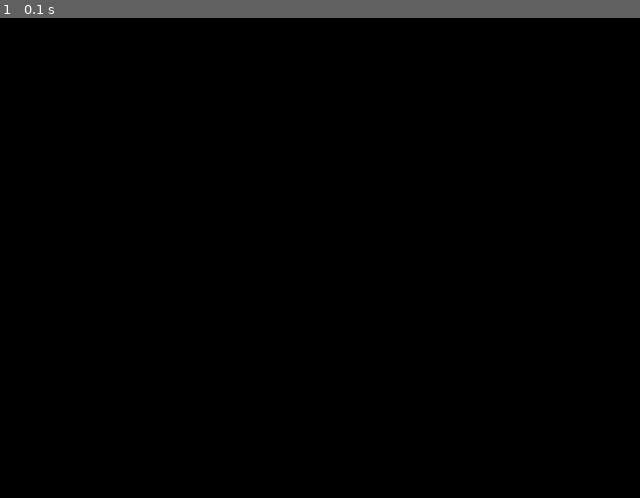
Above: before the commit, frame 1.
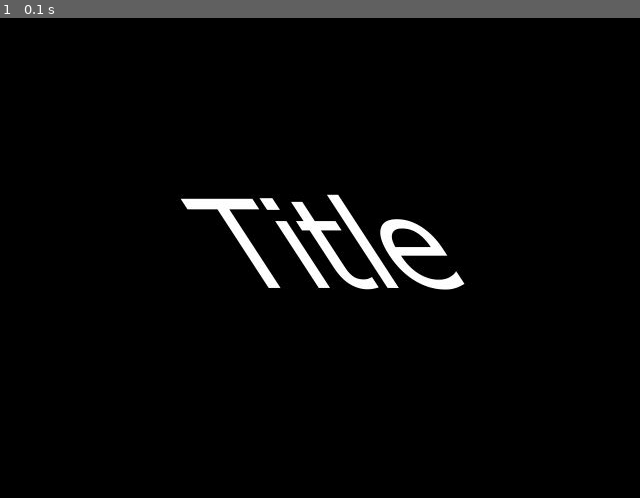
Above: after the commit, the same moment.

Repository: MrH-rezroll/PygameRayCaster
Game: pygame game, started from main.py
Two runs of this game, one before a commit and one after it. Both use one fixed random seed, a clock stepped at 60 frames per second and the inputs below.
Inputs:
- Up to frame 1 (0.1 s): no input

The runs differ from the first frame. In frame 1, 2.5% of the frame differs, in the area x 28-73%, y 36-57%.

Commit message:
Added states for title, gameplay, win, loos; Also started filling out comments

Diff:
--- a/includes/maps.py
+++ b/includes/maps.py
@@ -1,3 +1,14 @@
+#!/usr/bin/env python3
+# -*- coding: utf-8 -*-
+#----------------------------------------------------------------------------
+# Created By  : Matthew Hodge
+# Created Date: 12.19.21
+# version ='1.0'
+# ---------------------------------------------------------------------------
+"""Contains the set of functions and data neccesary to represent a 2D environment"""
+# ---------------------------------------------------------------------------
+# Imports
+# ---------------------------------------------------------------------------
 import array as arr
 import pygame
 
@@ -27,11 +38,18 @@
     5,5,5,5,5,5,5,5,
     5,5,5,5,5,5,5,5
 ])
+
 def drawMap2D():
+    """Draws the map int arrays as a 2D top down graphic.
+
+    Parameters
+    ----------
+    none
+    """
     global mapSprites
     global mapW
     mapSprites.clear()
-    x = y = xo = yo = 0
+    x = y = 0
     while y < mapY:
         x = 0
         while x < mapX:
@@ -45,7 +63,6 @@
             else: boxColor = (0,0,200)
             tile = pygame.Surface((64, 64))
             tile.fill(boxColor)
-            #tile.convert()
             mapSprites.append((tile, (x * 64, y * 64)))
             x += 1
         y += 1
--- a/includes/player.py
+++ b/includes/player.py
@@ -1,6 +1,15 @@
-import math as mth
+#!/usr/bin/env python3
+# -*- coding: utf-8 -*-
+#----------------------------------------------------------------------------
+# Created By  : Matthew Hodge
+# Created Date: 12.19.21
+# version ='1.0'
+# ---------------------------------------------------------------------------
+""" Contains the data neccessary to represent a Player object in the 2D environment"""
+# ---------------------------------------------------------------------------
+# Imports
+# ---------------------------------------------------------------------------
 import pygame
-
 from includes.utils import degToRad
 from includes.utils import fixAng
 from pygame.locals import *
@@ -8,8 +17,40 @@
 from math import sin
 
 class Player(pygame.sprite.Sprite):
+    """
+    A class used to represent a Player
+
+    ...
+
+    Attributes
+    ----------
+    moveSpeed : int
+        the rate this Player should move at
+    surf : Surface
+        the Pygame surface this Player will draw to
+    rect : Rect
+        the Pygame rect of this Player's Surface
+    px : int
+        Player's location on the X axis
+    py : int
+        Player's location on the Y axis
+    pdx : int
+        Player's dirction on X axis
+    pdy : int
+        Player's direction on the Y axis
+
+    Methods
+    -------
+    move(self, deltaTime, mapX, mapW)
+        Moves the player on its X and Y, based on user input
+    """
 
     def __init__(self):
+        """
+        Parameters
+        ----------
+        none
+        """
         super().__init__()
         self.moveSpeed = 100
         self.surf = pygame.Surface((32, 32))
@@ -22,7 +63,17 @@
         self.pdy = -sin(degToRad(self.pa))
 
     def move(self, deltaTime, mapX, mapW):
-
+        """Moves the player with user input.
+
+        Parameters
+        ----------
+        deltaTime : float
+            The time since the last main loop ran
+        mapX : int
+            Map size on X, map is square so X is used on for Y
+        mapW : int[]
+            Represents map walls for collision
+        """
         updateMap = False
         xo = 0
         if self.pdx < 0:
--- a/includes/raycaster2D.py
+++ b/includes/raycaster2D.py
@@ -1,6 +1,14 @@
-import math as mth
-import array as arr
-import pygame
+#!/usr/bin/env python3
+# -*- coding: utf-8 -*-
+#----------------------------------------------------------------------------
+# Created By  : Matthew Hodge
+# Created Date: 12.19.21
+# version ='1.0'
+# ---------------------------------------------------------------------------
+""" Contains the set of functions and data that draw a FPS perspective from a 2D map"""
+# ---------------------------------------------------------------------------
+# Imports
+# ---------------------------------------------------------------------------
 from math import cos
 from math import sin
 from math import tan
@@ -13,12 +21,29 @@
 rayWidth = 8
 rayCount = 62
 quality = 1
+qualityMode = 1
 updateQuality = 0
 blit_list = []
 prevPlayerX = 0
 prevPlayerY = 0
 prevPlayerPA = 0
 currentSurfaceColorBoxes = ColorBoxPixels
+
+def setQualityMode(newMode):
+    global qualityMode, quality, updateQuality
+    qualityMode = newMode
+    if qualityMode == 1:
+        quality = 1
+        updateQuality = 1
+        adjustQuality()
+        updateQuality = 0
+    elif qualityMode == 2:
+        quality = 2
+        updateQuality = 1
+        adjustQuality()
+        updateQuality = 0
+
+
 def setRaycasterQualityLevels(newQuality):
     global quality
     global currentSurfaceColorBoxes
@@ -28,17 +53,9 @@
     elif newQuality == 2:
         quality = 2
         currentSurfaceColorBoxes = ColorBoxPixels2X
-    elif newQuality == 3:
-        """
-        angleOffset = 0.25
-        rayWidth = 2
-        rayCount = 242
-        updateColorBoxes(2,1)
-        """
-        print('quality setting not currently implemented')
-    updateQuality = 1
 
 def adjustQuality():
+    global qualityMode
     global quality
     global angleOffset
     global rayWidth
@@ -51,32 +68,26 @@
         angleOffset = 0.5
         rayWidth = 4
         rayCount = 122
-    elif quality == 3:
-        """
-        angleOffset = 0.25
-        rayWidth = 2
-        rayCount = 242
-        updateColorBoxes(2,1)
-        """
-        print('quality setting not currently implemented')
 
 def drawRays2D(pa, px, py, mapX, mapY, mapW, mapC, mapS, mapWindowSurface, gameWindowSurface):
     global prevPlayerPA, prevPlayerX, prevPlayerY, quality, updateQuality
-    if pa == prevPlayerPA and px == prevPlayerX and py == prevPlayerY:
-        if quality != 2:
-            quality = 2
+
+    if qualityMode == 3:
+        if pa == prevPlayerPA and px == prevPlayerX and py == prevPlayerY:
+            if quality != 2:
+                quality = 2
+                updateQuality = 1
+        elif quality != 1:
+            quality = 1
             updateQuality = 1
-    elif quality != 1:
-        quality = 1
-        updateQuality = 1
+
+        if updateQuality == 1:
+            adjustQuality()
+            updateQuality = 0
 
     prevPlayerPA = pa
     prevPlayerX = px
     prevPlayerY = py
-
-    if updateQuality == 1:
-        adjustQuality()
-        updateQuality = 0
 
     r = mx = my = mp = dof = 0
     vx = vy = rx = ry = xo = yo = disV = disH = 0.0
@@ -142,8 +153,6 @@
             mp = my * mapX + mx
             if mp < mapX*mapY and mp > 0 and mapW[mp] > 0:
                 hmt=mapW[mp]-1
-                hx = rx
-                hy = ry
                 disH=cos(degToRad(ra))*(rx-px)-sin(degToRad(ra))*(ry-py)
                 dof=8
             else:
--- a/includes/textures.py
+++ b/includes/textures.py
@@ -1,3 +1,14 @@
+#!/usr/bin/env python3
+# -*- coding: utf-8 -*-
+#----------------------------------------------------------------------------
+# Created By  : Matthew Hodge
+# Created Date: 12.19.21
+# version ='1.0'
+# ---------------------------------------------------------------------------
+"""Contains the set of functions and data neccesary to represent and draw 2D textures"""
+# ---------------------------------------------------------------------------
+# Imports
+# ---------------------------------------------------------------------------
 import array as arr
 import pygame
 
--- a/includes/utils.py
+++ b/includes/utils.py
@@ -1,5 +1,14 @@
-import pygame
-
+#!/usr/bin/env python3
+# -*- coding: utf-8 -*-
+#----------------------------------------------------------------------------
+# Created By  : Matthew Hodge
+# Created Date: 12.19.21
+# version ='1.0'
+# ---------------------------------------------------------------------------
+"""Contains the set of functions and data for additional math operations"""
+# ---------------------------------------------------------------------------
+# Imports
+# ---------------------------------------------------------------------------
 PI = 3.1315926535
 PI2 = PI/2
 PI3 = 3*PI/2
--- a/main.py
+++ b/main.py
@@ -1,3 +1,14 @@
+#!/usr/bin/env python3
+# -*- coding: utf-8 -*-
+#----------------------------------------------------------------------------
+# Created By  : Matthew Hodge
+# Created Date: 12.19.21
+# version ='1.0'
+# ---------------------------------------------------------------------------
+"""The entry point to the 2D raycast Pygame example program"""
+# ---------------------------------------------------------------------------
+# Imports
+# ---------------------------------------------------------------------------
 import math as mth, pygame, os, sys, array as arr
 
 from pygame.locals import *
@@ -40,7 +51,25 @@
 datac_rect = datac.get_rect()
 background = pygame.Surface((1000, 333)).convert()
 background.blit(datac, datac_rect)
-gameWindowSurface.blit(background, (0,0))
+
+
+datac = pygame.image.load("tmpTitle.jpg").convert()
+datac_rect = datac.get_rect()
+titleScreen = pygame.Surface((WIDTH, HEIGHT)).convert()
+titleScreen.blit(datac, datac_rect)
+displaysurface.blit(titleScreen, (0,0))
+
+datac = pygame.image.load("tmpLose.jpg").convert()
+datac_rect = datac.get_rect()
+loseScreen = pygame.Surface((WIDTH, HEIGHT)).convert()
+loseScreen.blit(datac, datac_rect)
+
+datac = pygame.image.load("tmpWin.jpg").convert()
+datac_rect = datac.get_rect()
+winScreen = pygame.Surface((WIDTH, HEIGHT)).convert()
+winScreen.blit(datac, datac_rect)
+
+gameState = 0
 
 player = Player()
 drawMap2D()
@@ -52,38 +81,72 @@
 gameRunning = 1
 def renderUpdate(gameWindowSurface,mapViewerSurface,mapWindowSurface,displaysurface,gameRunning):
     while gameRunning == 1:
-        gameWindowSurface.blit(background, (0,0))
-        mapViewerSurface.fill((0,0,0))
-        mapWindowSurface.blit(mapTilesSurface, mapTilesSurface.get_rect())
-        mapWindowSurface.blit(player.surf, player.rect)
-        drawRays2D(player.pa, player.px, player.py, mapX, mapY, mapW, mapC, mapS, mapWindowSurface, gameWindowSurface)
-        mapViewerSurface.blit(mapWindowSurface, (256 - (int)(player.px), 256 - (int)(player.py)), mapViewerSurface.get_rect().inflate(-1, -1))
-        mapViewerSurface.scroll(64 - 512 - (int)(player.px), 64 - 512 - (int)(player.py))
-        displaysurface.blit(gameWindowSurface, (80, 0))
-        displaysurface.blit(pygame.transform.scale(mapViewerSurface, ((128, 128))), (256, 336))
-        pygame.display.flip()
+        if gameState == 0:
+            displaysurface.blit(titleScreen, (0, 0))
+            pygame.display.flip()
+        elif gameState == 1:
+            gameWindowSurface.blit(background, (0,0))
+            mapViewerSurface.fill((0,0,0))
+            mapWindowSurface.blit(mapTilesSurface, mapTilesSurface.get_rect())
+            mapWindowSurface.blit(player.surf, player.rect)
+            drawRays2D(player.pa, player.px, player.py, mapX, mapY, mapW, mapC, mapS, mapWindowSurface, gameWindowSurface)
+            mapViewerSurface.blit(mapWindowSurface, (256 - (int)(player.px), 256 - (int)(player.py)), mapViewerSurface.get_rect().inflate(-1, -1))
+            mapViewerSurface.scroll(64 - 512 - (int)(player.px), 64 - 512 - (int)(player.py))
+            displaysurface.blit(gameWindowSurface, (80, 0))
+            displaysurface.blit(pygame.transform.scale(mapViewerSurface, ((128, 128))), (256, 336))
+            pygame.display.flip()
+        elif gameState == 2:
+            displaysurface.blit(loseScreen, (0, 0))
+            pygame.display.flip()
+        elif gameState == 3:
+            displaysurface.blit(winScreen, (0, 0))
+            pygame.display.flip()
 
 def logicUpdate():
-    global getTicksLastFrame
-    global deltaTime
     global player
-    global gameRunning
+    global gameState
+    pressed_keys = pygame.key.get_pressed()
     if player.move(deltaTime, mapX, mapW):
         drawMap2D()
         mapTilesSurface.blits(mapSprites)
     pressed_keys = pygame.key.get_pressed()
 
     if pressed_keys[pygame.K_1]:
-        setRaycasterQualityLevels(1)
+        setQualityMode(1)
     elif pressed_keys[pygame.K_2]:
-        setRaycasterQualityLevels(2)
+        setQualityMode(2)
     elif pressed_keys[pygame.K_3]:
-        setRaycasterQualityLevels(3)
+        setQualityMode(3)
+
+    if pressed_keys[pygame.K_k]:
+        gameState = 2
+    if pressed_keys[pygame.K_l]:
+        gameState = 3
+
+def stateManagement():
+    global getTicksLastFrame
+    global deltaTime
+    global gameRunning
+    global gameState
+
+
+    if gameState == 1:
+        logicUpdate()
 
     for event in pygame.event.get():
+        if event.type == KEYDOWN:
+            if gameState == 0:
+                if event.key == pygame.K_RETURN:
+                    gameState = 1
+            elif gameState == 2:
+                if event.key == pygame.K_RETURN:
+                    gameState = 0
+            elif gameState == 3:
+                if event.key == pygame.K_RETURN:
+                    gameState = 0
         if event.type == QUIT:
+            gameState = 0
             gameRunning = 0
-
     t = pygame.time.get_ticks()
     # deltaTime in seconds.
     deltaTime = (t - getTicksLastFrame) / 1000.0
@@ -94,6 +157,6 @@
     rT = Thread(target=renderUpdate, args=(gameWindowSurface,mapViewerSurface,mapWindowSurface,displaysurface,gameRunning))
     rT.start()
     while gameRunning == 1:
-        logicUpdate()
+        stateManagement()
     pygame.quit()
     sys.exit()
Binary file added: tmpLose.jpg
Binary file added: tmpTitle.jpg
Binary file added: tmpWin.jpg
